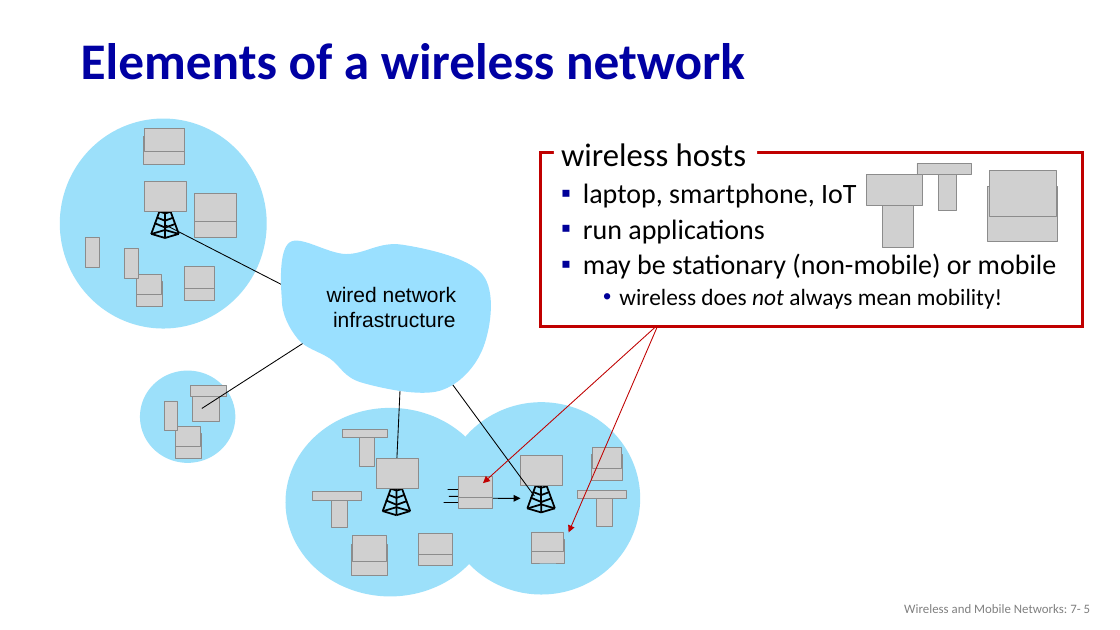
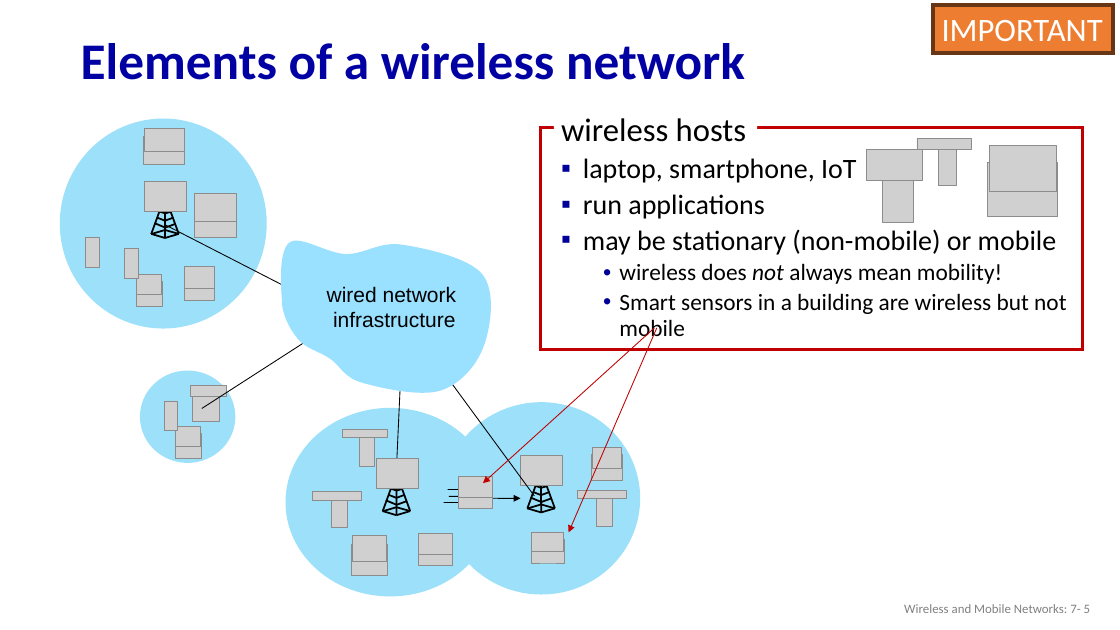
Before and after one commit to guhofstra/CSC175, a slide deck: slide 5 of PPTs/7.1 Wireless.pptx. Drawn at 1120x630 pixels with LibreOffice and Linux fonts; fonts in the diff are those of the drawing; grey boxes stand for pictures; background and template pictures are left out. Boxes give left, top, right and bottom in pixels: in the first picture for what was removed or moved away, otherwise in the second. Text is boxed around its words. In the diff, an @@ line names an element or a change of style, - is before the commit and + after.

```diff
--- a/PPTs/7.1 Wireless.pptx
+++ b/PPTs/7.1 Wireless.pptx
@@ rectangle added at (933, 5, 1113, 53), fill #ED7D31, outline #683715 3 pt, 28 pt, text #FFFFFF @@
+IMPORTANT
@@ rectangle: place and size @@
-rectangle at (540, 152, 1083, 326)
+rectangle at (540, 128, 1083, 350)
@@ 6 pictures, 1 text, 1 rectangle: place and size @@
-6 pictures, 1 text, 1 rectangle at (554, 143, 1058, 309)
+6 pictures, 1 text, 1 rectangle at (554, 118, 1066, 314)
@@ text at (619, 293, 1066, 314): paragraph added @@
+  • Smart sensors in a building are wireless but not mobile
```
Also in this commit, not shown: 23 other slides changed, 1 slide added, 1 other file.
